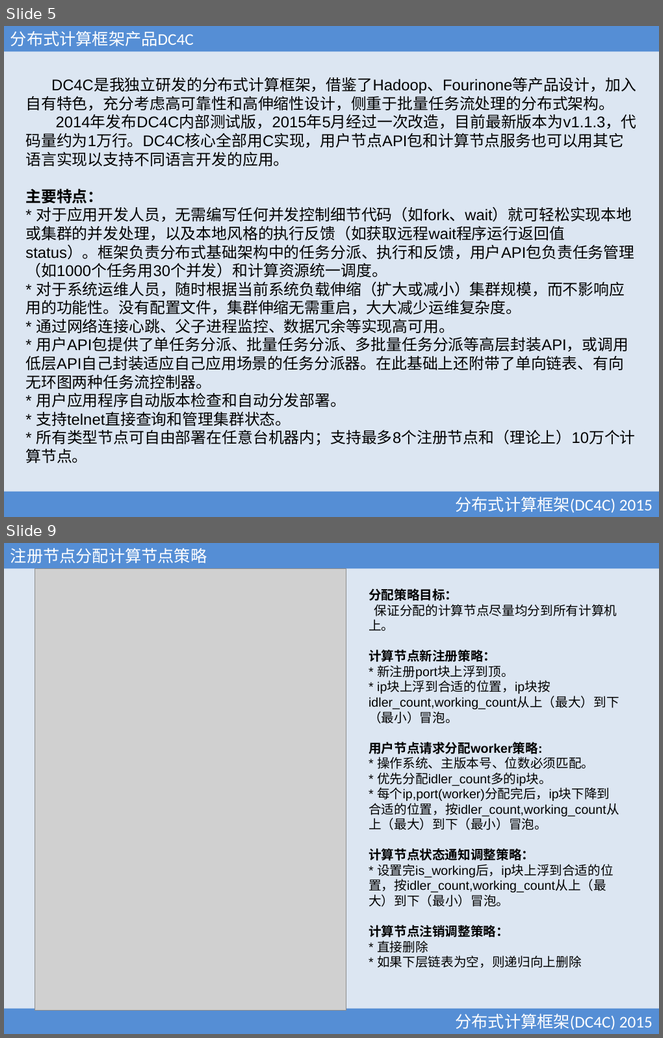
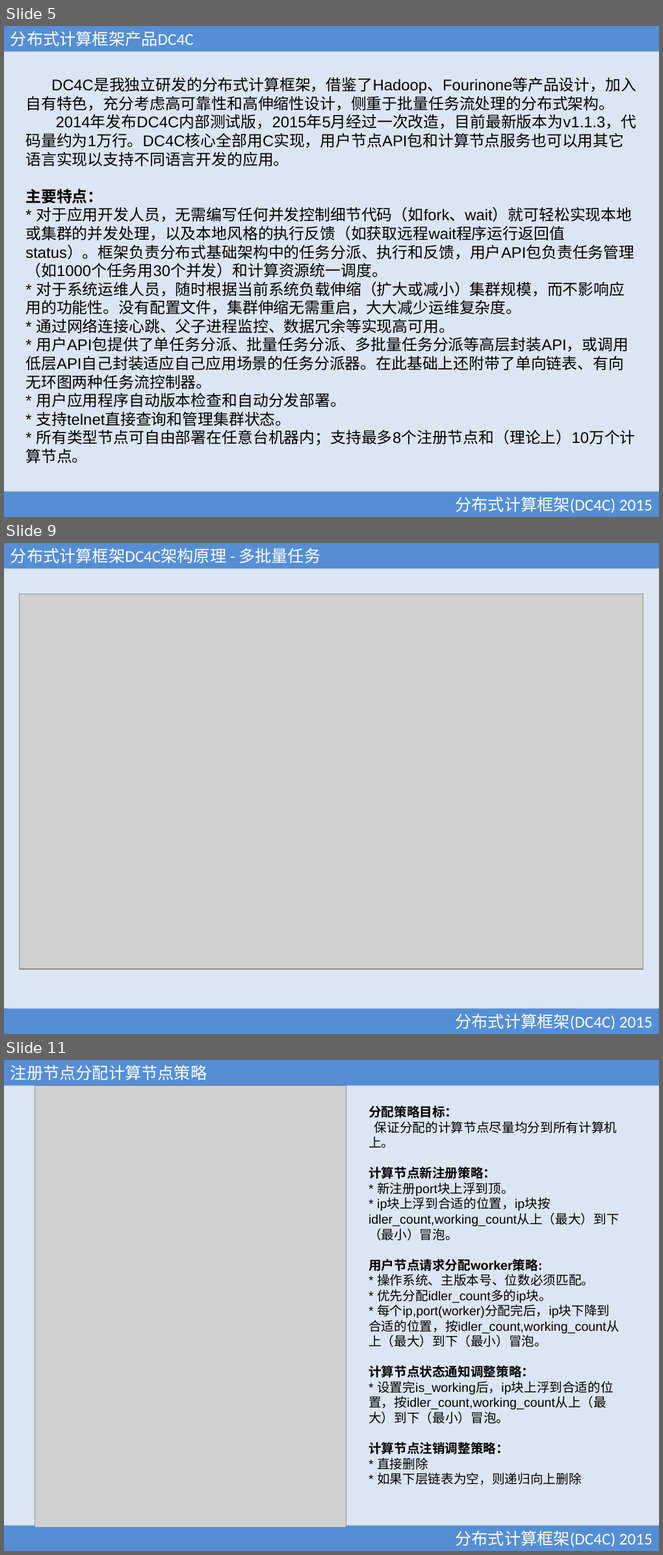
Before and after one commit to xubingyue/dc4c, a slide deck: doc/DC4C.ppt. Shown one above the other, each under a label of ours: slides 5 and 9 before the commit, slides 5, 9 and 11 after it; the slides between them are not shown. The pictures are 663x1038 and 663x1555 pixels, drawn with LibreOffice and Linux fonts; fonts in the diff are those of the drawing; grey boxes stand for pictures. Boxes give left, top, right and bottom in pixels: in the first picture for what was removed or moved away, otherwise in the second. Text is boxed around its words. In the diff, an @@ line names an element or a change of style, - is before the commit and + after.

```diff
--- a/doc/DC4C.ppt
+++ b/doc/DC4C.ppt
@@ slide 9 added at [4,543,659,1034], background #DCE6F2 @@
@@ rectangle added at [4,543,659,568], fill #558ED5, 18 pt, text #FFFFFF @@
+分布式计算框架DC4C架构原理 - 多批量任务
@@ picture added at [19,594,643,969] @@
@@ rectangle added at [4,1009,659,1034], fill #558ED5, 18 pt, text #FFFFFF @@
+分布式计算框架(DC4C) 2015
@@ what was slide 9 is now slide 11 @@
```
Also in this commit, not shown: 7 slides changed, 5 other slides added, 36 other files.
